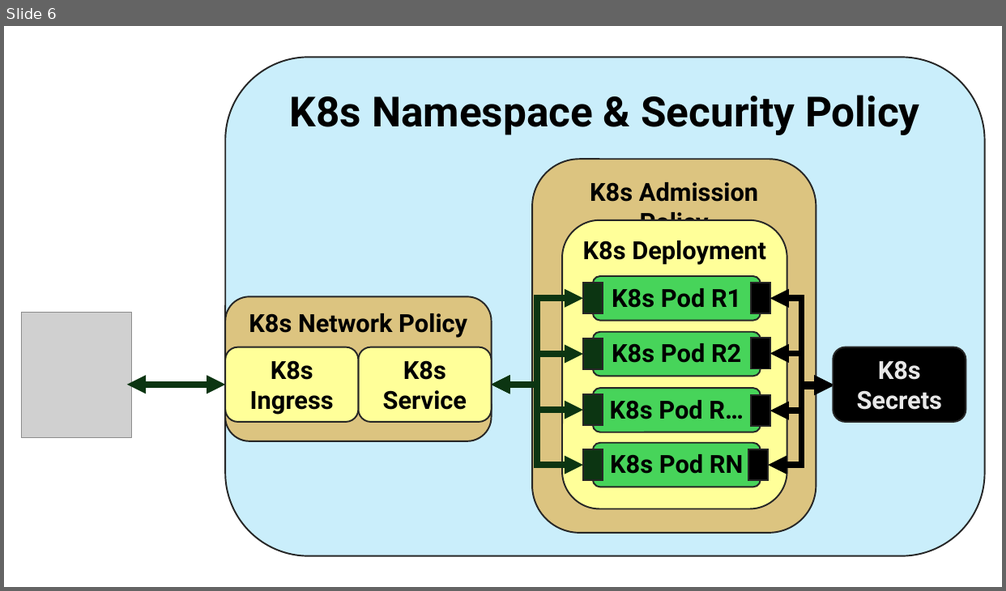
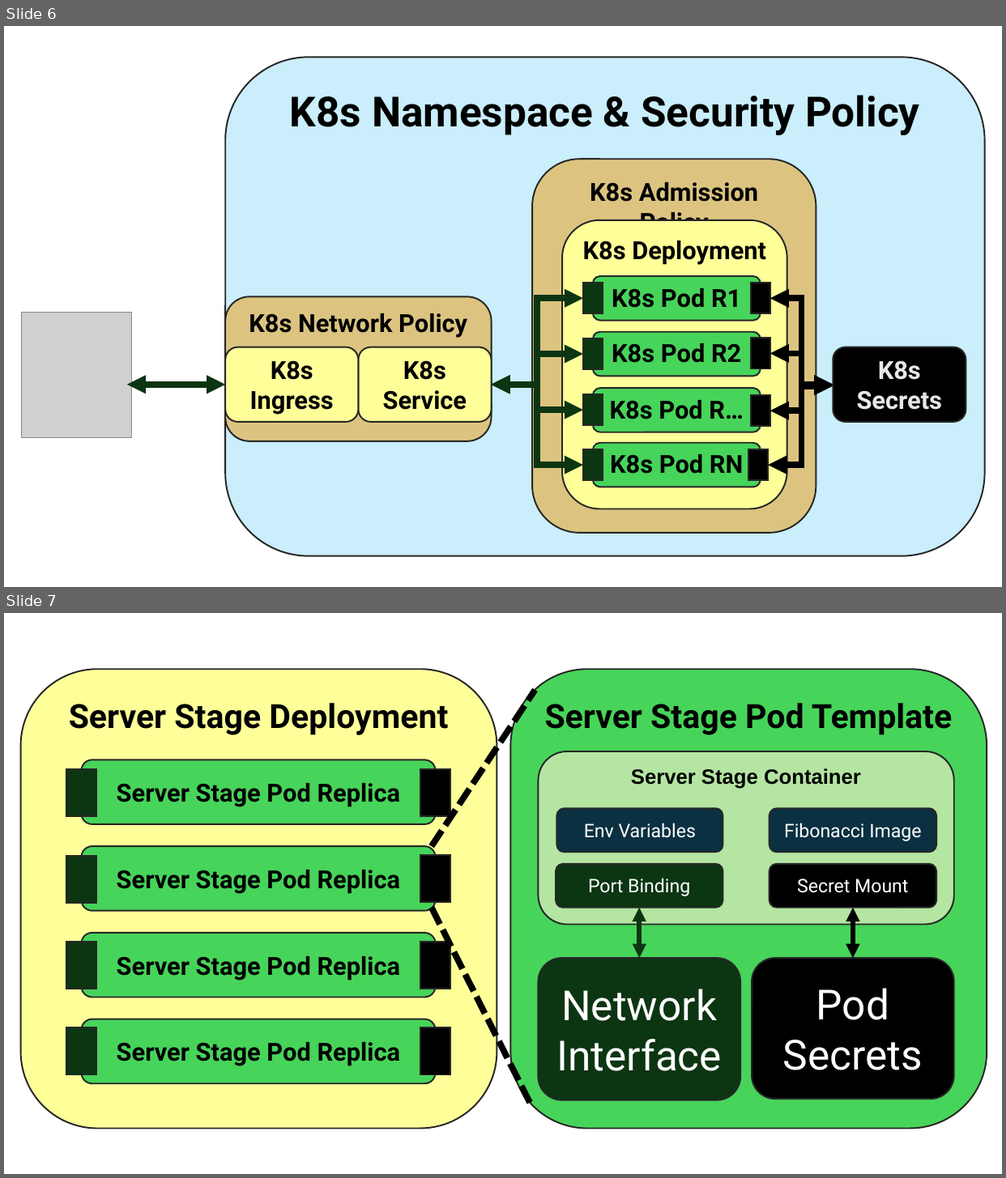
Before and after one commit to laoluadewoye/Run-Fibonacci, a slide deck: extra_materials/Run Fibonacci Graphs.pptx. Shown one above the other, each under a label of ours: slide 6 before the commit, slides 6 and 7 after it. The pictures are 1006x591 and 1006x1178 pixels, drawn with LibreOffice and Linux fonts; fonts in the diff are those of the drawing; grey boxes stand for pictures. Boxes give left, top, right and bottom in pixels: in the first picture for what was removed or moved away, otherwise in the second. Text is boxed around its words. In the diff, an @@ line names an element or a change of style, - is before the commit and + after.

Commit message:
Added new images to extra_materials. Finished making use case four. Updated use case three and use case two to name the ingress secret better. Added service names to server stage specific TLS certificates.

```diff
--- a/extra_materials/Run Fibonacci Graphs.pptx
+++ b/extra_materials/Run Fibonacci Graphs.pptx
@@ slide 7 added at (x1=4, y1=613, x2=1002, y2=1174), background #FFFFFF @@
@@ rounded rectangle added at (x1=20, y1=669, x2=496, y2=1129), fill #FFFF99, outline #262626 1.5 pt, 32 pt, text #000000, bold @@
+Server Stage Deployment
@@ rounded rectangle added at (x1=511, y1=669, x2=987, y2=1129), fill #47D45A, outline #262626 1.5 pt, 32 pt, text #000000, bold @@
+Server Stage Pod Template
@@ line added from (432, 846) to (535, 690), #000000 6 pt dashed @@
@@ rounded rectangle added at (x1=539, y1=752, x2=955, y2=924), fill #B4E5A2, outline #262626 1.5 pt, 20 pt, text #000000, bold @@
+Server Stage Container
@@ rectangle added at (x1=66, y1=769, x2=96, y2=816), fill #0D3612, outline #262626 1.5 pt @@
@@ rounded rectangle added at (x1=81, y1=760, x2=435, y2=824), fill #47D45A, outline #262626 1.5 pt, 24 pt, text #000000, bold @@
+Server Stage Pod Replica
@@ rectangle added at (x1=420, y1=769, x2=450, y2=816), fill #000000, outline #262626 1.5 pt @@
@@ rounded rectangle added at (x1=557, y1=808, x2=723, y2=852), fill #0B3041, outline #262626 1.5 pt, 18 pt, text #FFFFFF @@
+Env Variables
@@ rounded rectangle added at (x1=769, y1=808, x2=936, y2=852), fill #0B3041, outline #262626 1.5 pt, 18 pt, text #FFFFFF @@
+Fibonacci Image
@@ rounded rectangle added at (x1=81, y1=846, x2=435, y2=911), fill #47D45A, outline #262626 1.5 pt, 24 pt, text #000000, bold @@
+Server Stage Pod Replica
@@ rectangle added at (x1=420, y1=855, x2=450, y2=902), fill #000000, outline #262626 1.5 pt @@
@@ rectangle added at (x1=66, y1=856, x2=96, y2=904), fill #0D3612, outline #262626 1.5 pt @@
@@ rounded rectangle added at (x1=556, y1=864, x2=722, y2=907), fill #0D3612, outline #262626 1.5 pt, 18 pt, text #FFFFFF @@
+Port Binding
@@ rounded rectangle added at (x1=769, y1=864, x2=936, y2=907), fill #000000, outline #262626 1.5 pt, 18 pt, text #FFFFFF @@
+Secret Mount
@@ line added from (432, 908) to (532, 1105), #000000 6 pt dashed @@
@@ elbow double arrow added from (640, 958) to (640, 908), #0D3612 4.5 pt @@
@@ elbow double arrow added from (853, 908) to (853, 958), #000000 4.5 pt @@
@@ rectangle added at (x1=66, y1=942, x2=96, y2=989), fill #0D3612, outline #262626 1.5 pt @@
@@ rounded rectangle added at (x1=81, y1=933, x2=435, y2=997), fill #47D45A, outline #262626 1.5 pt, 24 pt, text #000000, bold @@
+Server Stage Pod Replica
@@ rectangle added at (x1=420, y1=942, x2=450, y2=989), fill #000000, outline #262626 1.5 pt @@
@@ rounded rectangle added at (x1=539, y1=958, x2=740, y2=1101), fill #0D3612, outline #262626 1.5 pt, 40 pt, text #FFFFFF @@
+Network Interface
@@ rounded rectangle added at (x1=752, y1=958, x2=954, y2=1099), fill #000000, outline #262626 1.5 pt, 40 pt, text #FFFFFF @@
+Pod Secrets
@@ rounded rectangle added at (x1=81, y1=1020, x2=435, y2=1084), fill #47D45A, outline #262626 1.5 pt, 24 pt, text #000000, bold @@
+Server Stage Pod Replica
@@ rectangle added at (x1=66, y1=1029, x2=96, y2=1076), fill #0D3612, outline #262626 1.5 pt @@
@@ rectangle added at (x1=420, y1=1029, x2=450, y2=1076), fill #000000, outline #262626 1.5 pt @@
```
Also in this commit, not shown: 1 slide changed, 1 other slide added, 16 other files.
